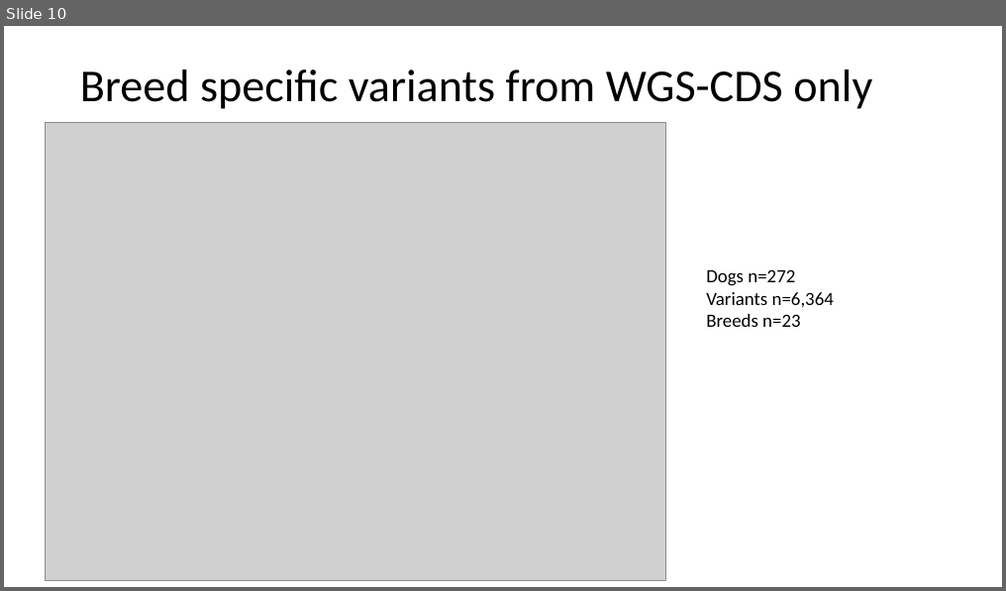
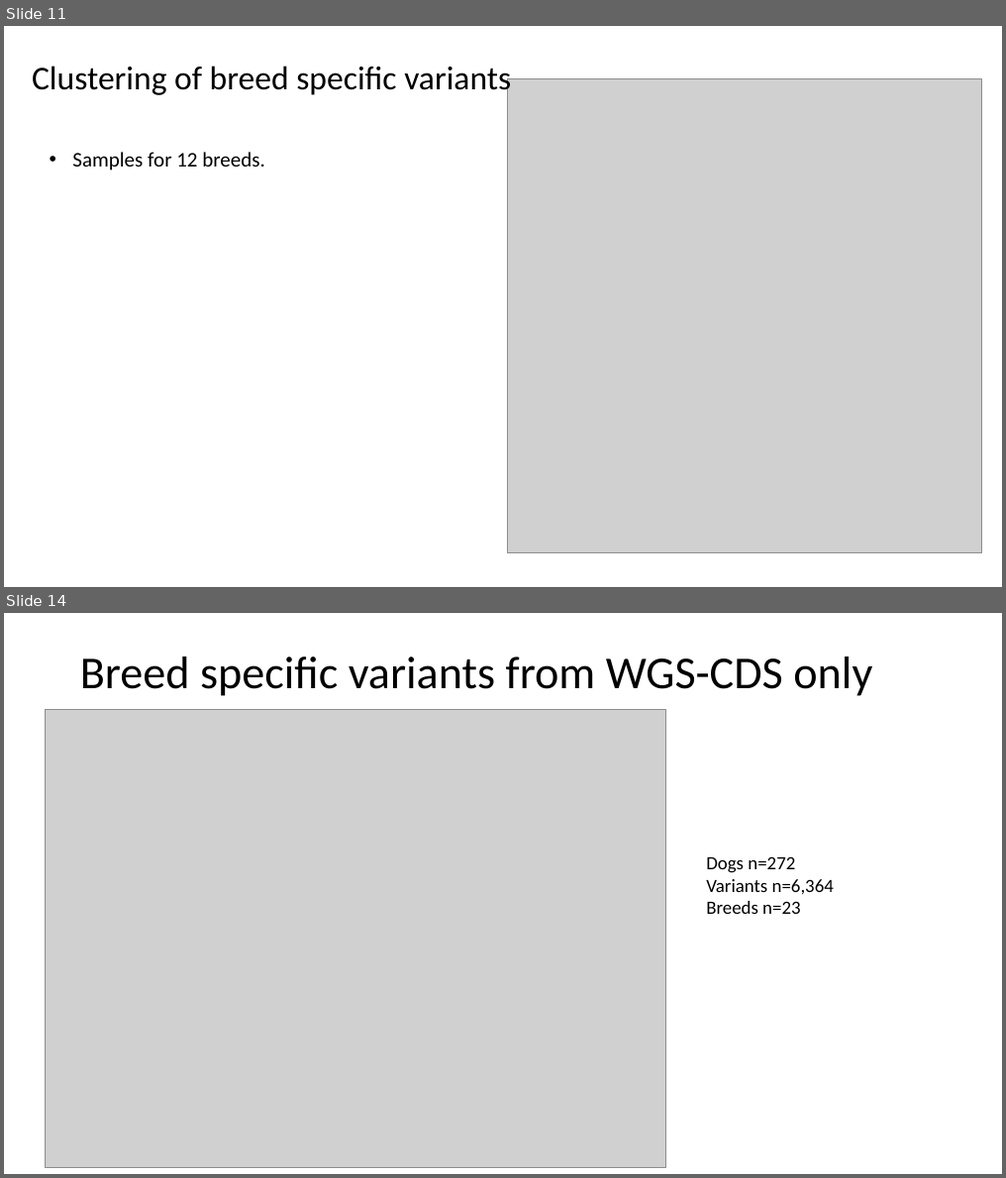
Before and after one commit to JingxuanChen7/canine_tumor_wes, a slide deck: doc/LabMeeting120123.pptx. Shown one above the other, each under a label of ours: slide 10 before the commit, slides 11 and 14 after it; the slides between them are not shown. The pictures are 1006x591 and 1006x1178 pixels, drawn with LibreOffice and Linux fonts; fonts in the diff are those of the drawing; grey boxes stand for pictures. Boxes give left, top, right and bottom in pixels: in the first picture for what was removed or moved away, otherwise in the second. Text is boxed around its words. In the diff, an @@ line names an element or a change of style, - is before the commit and + after.

```diff
--- a/doc/LabMeeting120123.pptx
+++ b/doc/LabMeeting120123.pptx
@@ slide 11 added at [4,26,1002,587], background #FFFFFF @@
@@ text added at [32,66,511,98], 32 pt, text #000000 @@
+Clustering of breed specific variants
@@ picture added at [508,79,982,554] @@
@@ text added at [72,152,265,171], 20 pt, text #000000 @@
+• Samples for 12 breeds.
@@ what was slide 10 is now slide 14 @@
```
Also in this commit, not shown: 8 slides changed, 4 other slides added, 1 other file.
